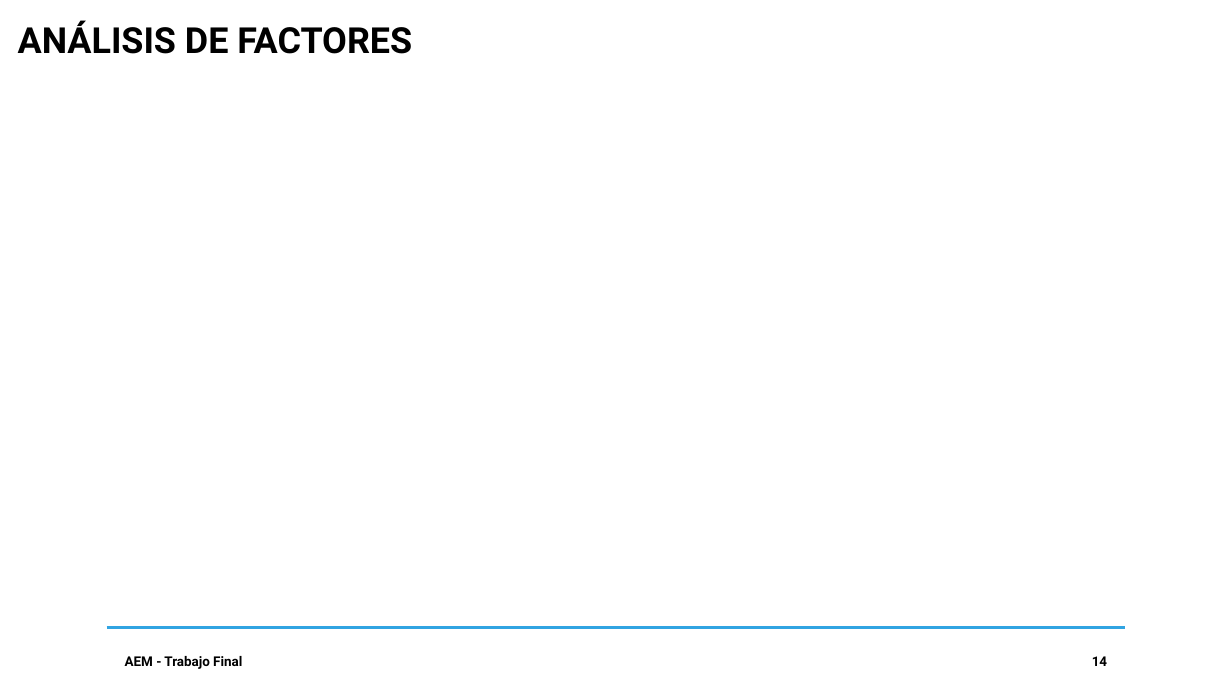
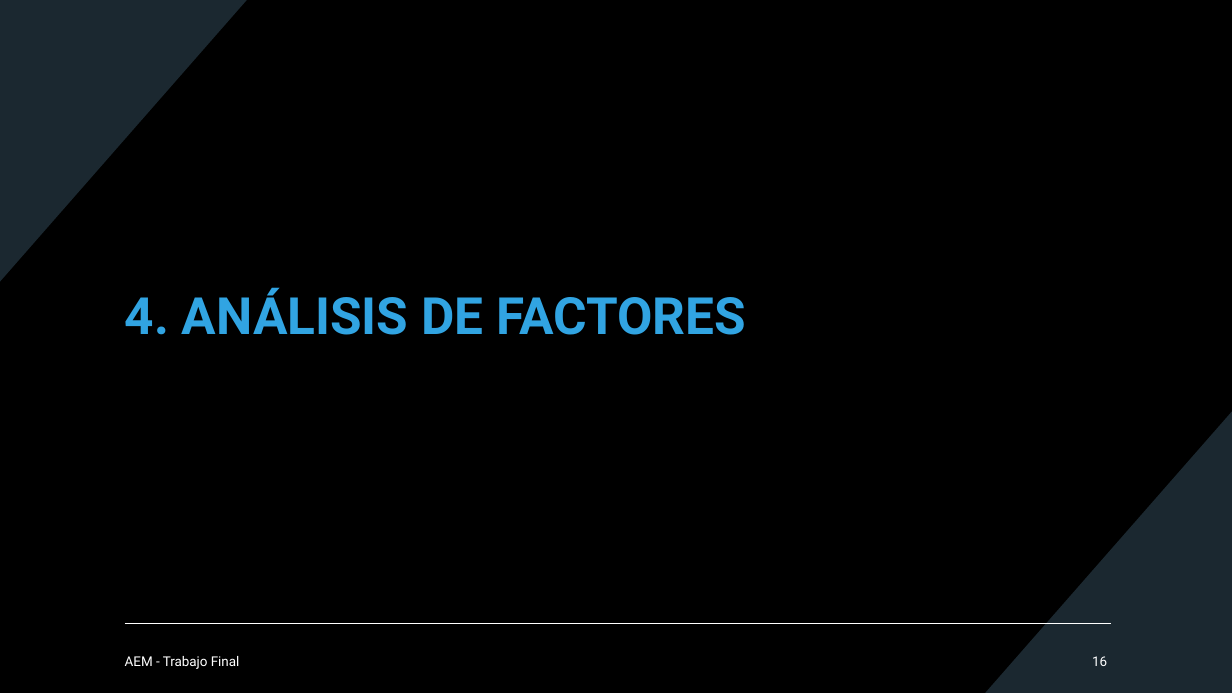
Before and after one commit to DavidGuzzi/MECMT04, a slide deck: slide 16 of AEM PPT 20240930.pptx (slide 14 before the commit). Drawn at 1232x693 pixels with LibreOffice and Linux fonts; fonts in the diff are those of the drawing. Boxes give left, top, right and bottom in pixels: in the first picture for what was removed or moved away, otherwise in the second. Text is boxed around its words. In the diff, an @@ line names an element or a change of style, - is before the commit and + after.

```diff
--- a/AEM PPT 20240930.pptx
+++ b/AEM PPT 20240930.pptx
@@ background #FFFFFF to #000000 @@
@@ freeform shape added at (0, 0, 247, 282), fill #1B2830 @@
@@ title "4. ANÁLISIS DE FACTORES" at (125, 287, 746, 335): vertical alignment top to middle @@
@@ title at (125, 287, 746, 335): text changed; size 28 to 40 pt; text colour #000000 to #31A4E2 @@
-ANÁLISIS DE FACTORES
+4. ANÁLISIS DE FACTORES
@@ freeform shape added at (985, 411, 1232, 693), fill #1B2830 @@
@@ line removed from (106, 628) to (1126, 628) @@
@@ line added from (125, 624) to (1111, 624), #FFFFFF 1 pt @@
@@ text "AEM - Trabajo Final" at (125, 656, 240, 669): text colour #000000 to #FFFFFF, bold off @@
@@ page number at (1092, 656, 1107, 666): text changed; text colour #000000 to #FFFFFF; bold off @@
-14
+16
```
Also in this commit, not shown: 9 other slides changed, 6 slides added, 1 slide removed, 4 other files.
